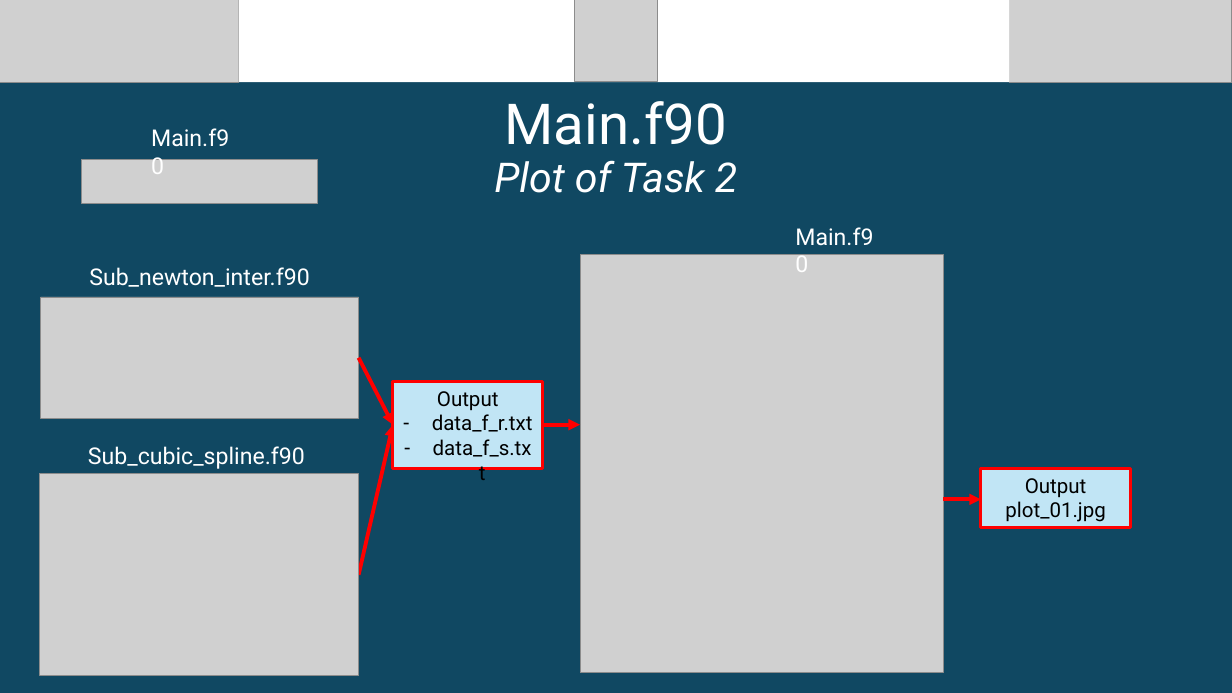
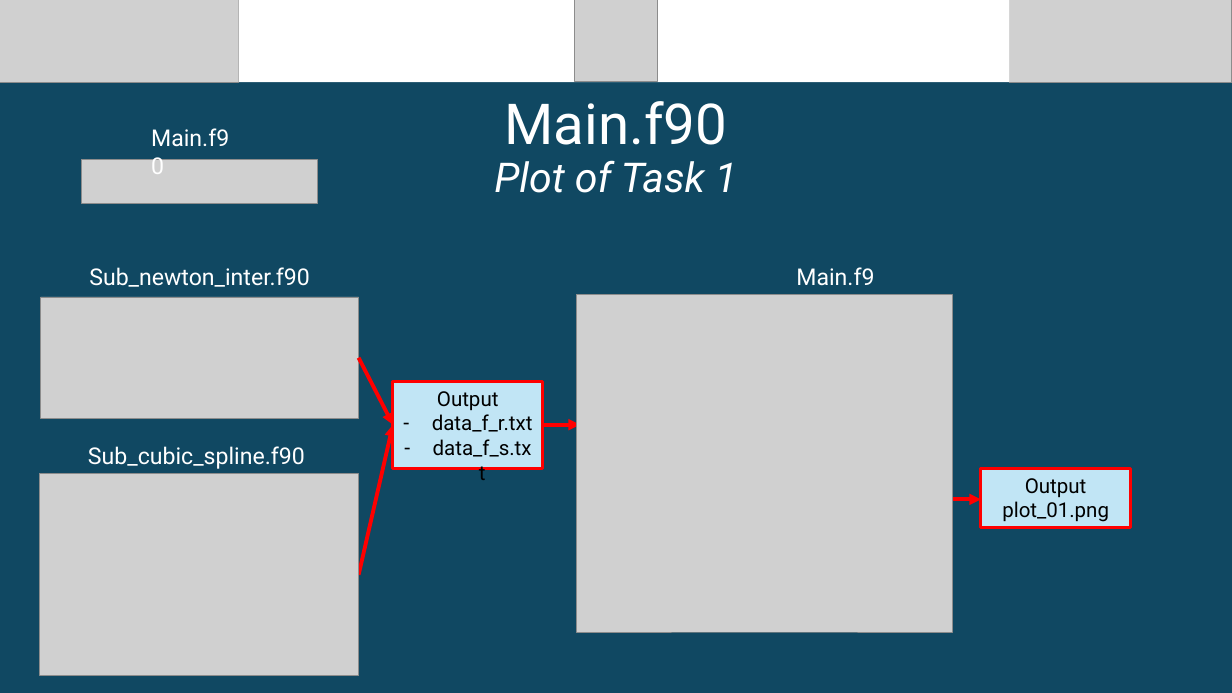
Before and after one commit to bornesko/Numerical_Methods, a slide deck: slide 10 of Defence.pptx (slide 13 before the commit). Drawn at 1232x693 pixels with LibreOffice and Linux fonts; fonts in the diff are those of the drawing; grey boxes stand for pictures. Boxes give left, top, right and bottom in pixels: in the first picture for what was removed or moved away, otherwise in the second. Text is boxed around its words. In the diff, an @@ line names an element or a change of style, - is before the commit and + after.

```diff
--- a/Defence.pptx
+++ b/Defence.pptx
@@ text at box(494, 160, 737, 193): text changed @@
-Plot of Task 2
+Plot of Task 1
@@ text "Main.f90": place and size @@
-text "Main.f90" at box(795, 227, 873, 246)
+text "Main.f90" at box(796, 267, 874, 286)
@@ picture: place and size @@
-picture at box(580, 255, 944, 673)
+picture at box(577, 295, 952, 632)
@@ text in rectangle at box(1002, 501, 1109, 522): text changed @@
-plot_01.jpg
+plot_01.png
```
Also in this commit, not shown: 4 other slides changed, 3 slides added, 1 slide removed, 14 other files.
